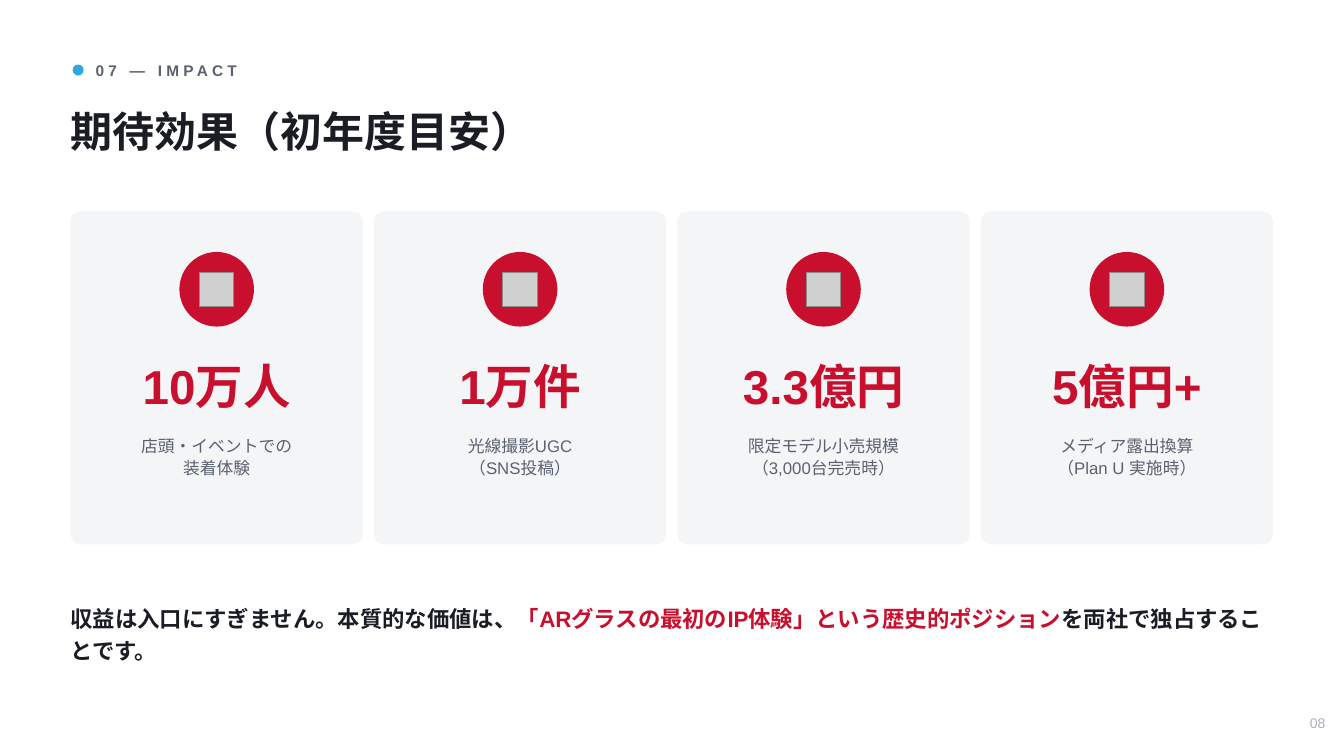
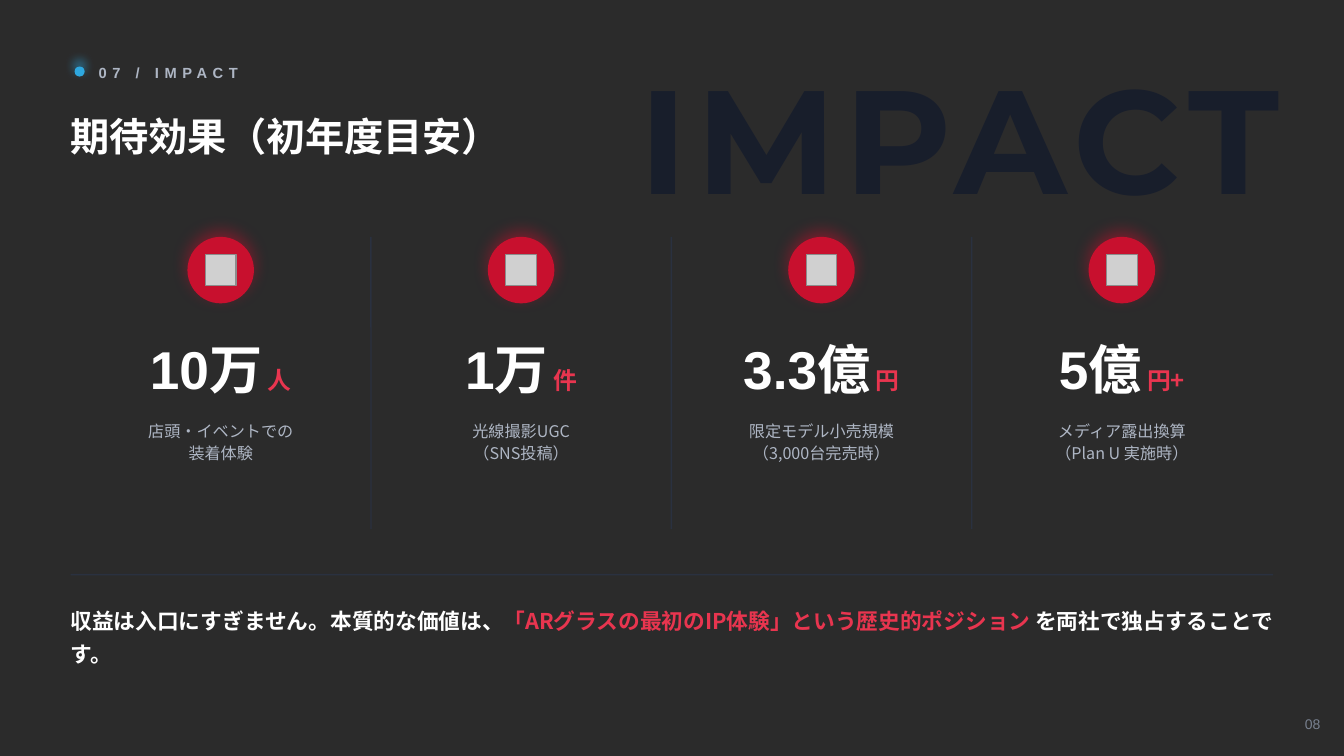
Before and after one commit to hayatoshintani-spe/kessho-lens, a slide deck: slide 8 of docs/proposals/rokid-ultraman-pitch.pptx. Drawn at 1344x756 pixels with LibreOffice and Linux fonts; fonts in the diff are those of the drawing; grey boxes stand for pictures; background and template pictures are left out; a plain dark background stands for a picture behind light text. Boxes give left, top, right and bottom in pixels: in the first picture for what was removed or moved away, otherwise in the second. Text is boxed around its words. In the diff, an @@ line names an element or a change of style, - is before the commit and + after.

```diff
--- a/docs/proposals/rokid-ultraman-pitch.pptx
+++ b/docs/proposals/rokid-ultraman-pitch.pptx
@@ background #FFFFFF to picture (left out) @@
@@ text added at [363, 30, 1280, 242], 105 pt, text #181E2B, bold @@
+IMPACT
@@ shadow on in 5 elements at [488, 237, 555, 303], [788, 237, 855, 303], [188, 237, 254, 303], [1089, 237, 1155, 303], [75, 67, 85, 77] @@
@@ text at [99, 68, 238, 78]: text changed; size 11 to 10.5 pt; text colour #5A6270 to #AEB6C4 @@
-07 — IMPACT
+07 / IMPACT
@@ text "期待効果（初年度目安）" at [71, 117, 502, 155]: size 30 to 28 pt, font Arial to Noto Sans CJK JP, text colour #1A1D24 to #FFFFFF @@
@@ rounded rectangle removed at [71, 212, 363, 544] @@
@@ ellipse: place and size @@
-ellipse at [179, 252, 254, 327]
+ellipse at [188, 237, 254, 303]
@@ line added from (371, 237) to (371, 529), #2A3140 1 pt @@
@@ rounded rectangle removed at [374, 212, 666, 544] @@
@@ ellipse: place and size @@
-ellipse at [483, 252, 558, 327]
+ellipse at [488, 237, 555, 303]
@@ line added from (671, 237) to (671, 529), #2A3140 1 pt @@
@@ rounded rectangle removed at [678, 212, 970, 544] @@
@@ ellipse: place and size @@
-ellipse at [786, 252, 861, 327]
+ellipse at [788, 237, 855, 303]
@@ line added from (972, 237) to (972, 529), #2A3140 1 pt @@
@@ rounded rectangle removed at [981, 212, 1273, 544] @@
@@ ellipse: place and size @@
-ellipse at [1090, 252, 1165, 327]
+ellipse at [1089, 237, 1155, 303]
@@ picture: place and size @@
-picture at [200, 272, 234, 307]
+picture at [206, 255, 236, 285]
@@ picture: place and size @@
-picture at [503, 272, 537, 307]
+picture at [506, 255, 536, 285]
@@ picture: place and size @@
-picture at [807, 272, 841, 307]
+picture at [807, 255, 837, 285]
@@ picture: place and size @@
-picture at [1110, 272, 1144, 307]
+picture at [1107, 255, 1137, 285]
@@ text at [150, 347, 292, 394]: text changed; size 34 to 38 pt; text colour #C8102E to #FFFFFF @@
-10万人
+10万 人
@@ text at [465, 347, 577, 394]: text changed; size 34 to 38 pt; text colour #C8102E to #FFFFFF @@
-1万件
+1万 件
@@ text at [743, 346, 900, 394]: text changed; size 34 to 38 pt; text colour #C8102E to #FFFFFF @@
-3.3億円
+3.3億 円
@@ text at [1059, 346, 1185, 394]: text changed; size 34 to 38 pt; text colour #C8102E to #FFFFFF @@
-5億円+
+5億 円+
@@ text "店頭・イベントでの": place and size @@
-text "店頭・イベントでの" at [141, 438, 292, 476]
+text "店頭・イベントでの" at [148, 423, 293, 461]
@@ text "光線撮影UGC": place and size @@
-text "光線撮影UGC" at [468, 438, 572, 476]
+text "光線撮影UGC" at [472, 423, 570, 461]
@@ text "限定モデル小売規模": place and size @@
-text "限定モデル小売規模" at [748, 438, 899, 476]
+text "限定モデル小売規模" at [749, 423, 894, 462]
@@ size 12 to 11.5 pt, font Arial to Noto Sans CJK JP, text colour #5A6270 to #AEB6C4 in 4 elements at [472, 423, 570, 461], [749, 423, 894, 462], [148, 423, 293, 461], [1055, 423, 1188, 461] @@
@@ text "メディア露出換算": place and size @@
-text "メディア露出換算" at [1057, 438, 1196, 476]
+text "メディア露出換算" at [1055, 423, 1188, 461]
@@ line added from (71, 575) to (1273, 575), #2A3140 1 pt @@
@@ text at [71, 610, 1273, 664]: text changed; size 16 to 15.5 pt; font Arial to Noto Sans CJK JP; text colour #1A1D24 to #FFFFFF @@
-収益は入口にすぎません。本質的な価値は、「ARグラスの最初のIP体験」という歴史的ポジションを両社で独占することです。
+収益は入口にすぎません。本質的な価値は、「ARグラスの最初のIP体験」という歴史的ポジション を両社で独占することです。
@@ text "08" at [1305, 719, 1321, 729]: text colour #A9B0BC to #78808F @@
```
Also in this commit, not shown: 9 other slides changed.
